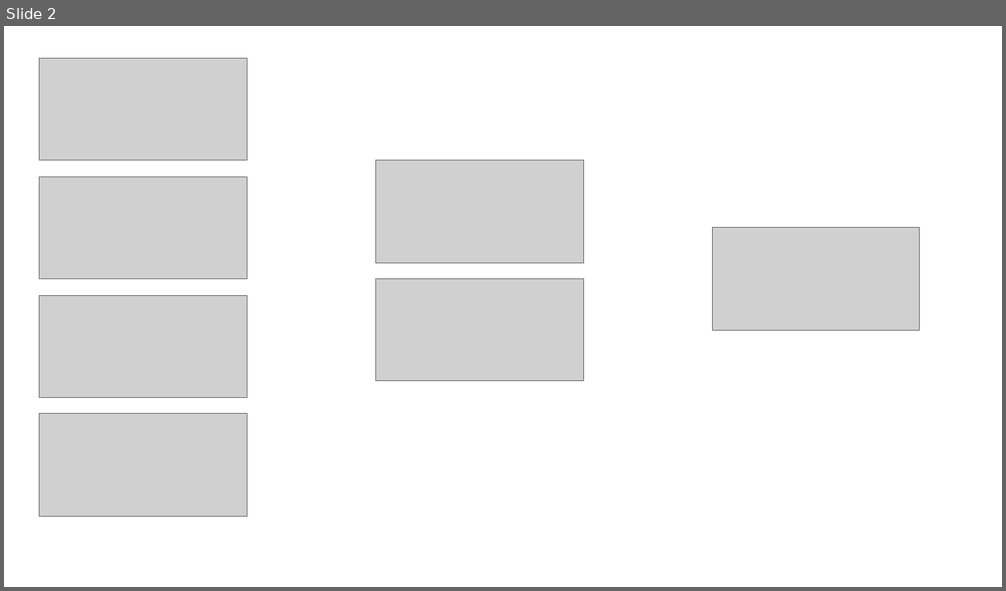
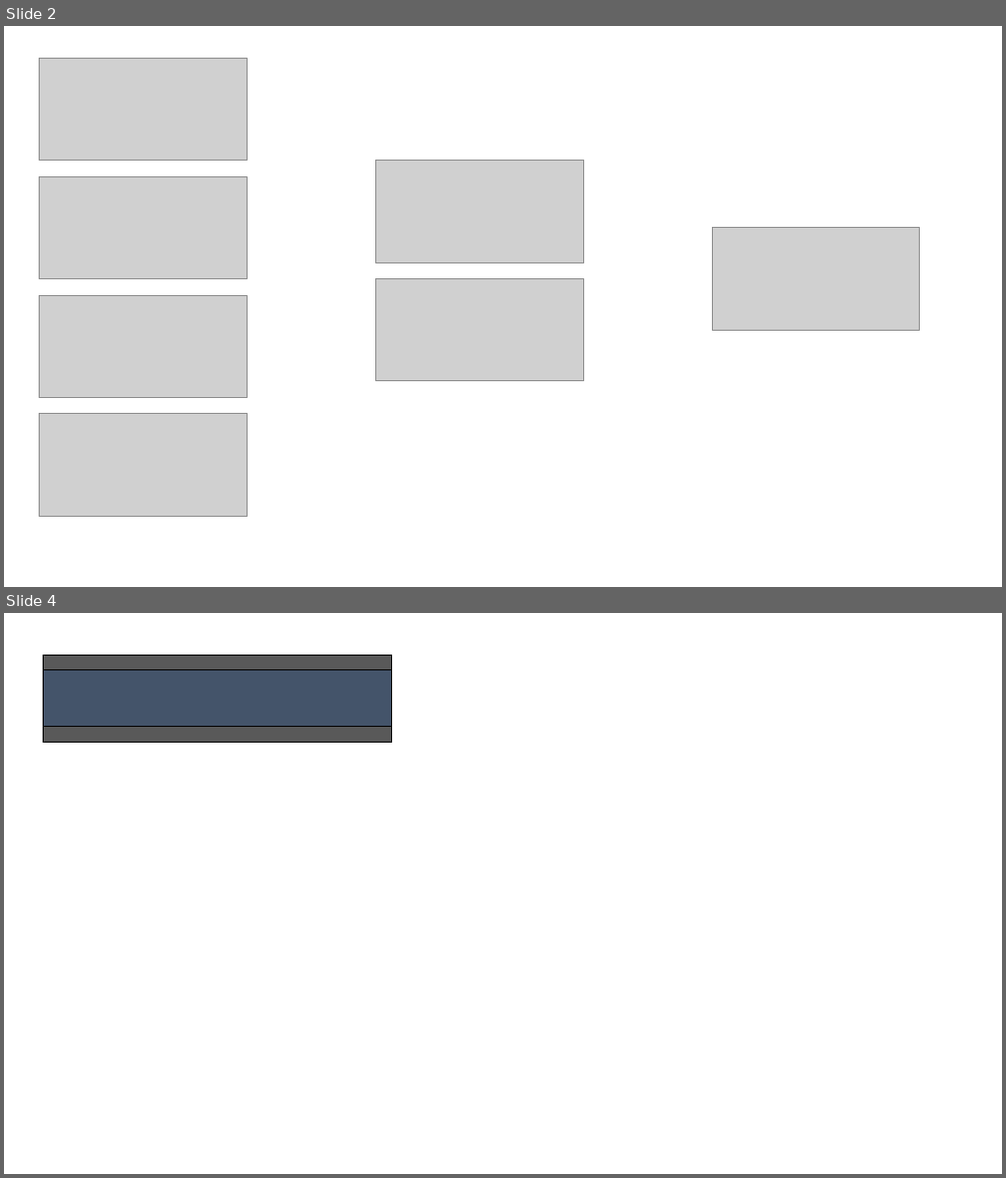
Before and after one commit to maxxonair/BlueBook-Descent-and-Landing-Analysis-Toolkit-DaLAT, a slide deck: images/propulsionElements/rcsMockups.pptx. Shown one above the other, each under a label of ours: slide 2 before the commit, slides 2 and 4 after it; the slides between them are not shown. The pictures are 1006x591 and 1006x1178 pixels, drawn with LibreOffice and Linux fonts; fonts in the diff are those of the drawing; grey boxes stand for pictures. Boxes give left, top, right and bottom in pixels: in the first picture for what was removed or moved away, otherwise in the second. Text is boxed around its words. In the diff, an @@ line names an element or a change of style, - is before the commit and + after.

```diff
--- a/images/propulsionElements/rcsMockups.pptx
+++ b/images/propulsionElements/rcsMockups.pptx
@@ slide 4 added at bbox=[4, 613, 1002, 1174], background #FFFFFF @@
@@ rectangle added at bbox=[43, 655, 392, 670], fill #595959, outline #000000 1 pt @@
@@ rectangle added at bbox=[43, 670, 392, 727], fill #44546A, outline #000000 1 pt @@
@@ rectangle added at bbox=[43, 727, 392, 743], fill #595959, outline #000000 1 pt @@
```
Also in this commit, not shown: 1 slide changed, 37 other files.
